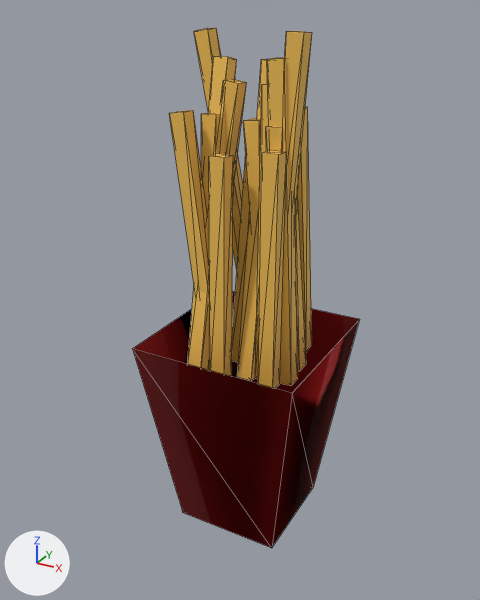
The glTF model public/modelos/papas.glb, before and after one commit.
Camera for both pictures: a camera (50 mm lens) standing at (0.0907, -0.1725, 0.1654) and looking at (-0.0032, -0.0017, 0.08). Lighting does not change. The marker at lower left points along +X, +Y and +Z. The first picture is the older version. Mesh edges are drawn as thin lines. Vertices at exactly the same position are counted once.

Script lines for the objects in view, before the commit:
```python
me_mesh_0 = bpy.data.meshes.new('Mesh_0')
me_mesh_0.from_pydata(...)  # 153 vertices, 228 faces; spans x -0.027..0.027, y -0.027..0.027, z 0.0..0.16
# faces by material slot: [12, 216]
me_mesh_0.materials.append(mat_cartonrojo)  # red #c62828
me_mesh_0.materials.append(mat_papa)  # orange #edbb52
ob_mesh_0 = bpy.data.objects.new('Mesh_0', me_mesh_0)
ob_mesh_0.location = (0.0, 0.0, 0.0)
```
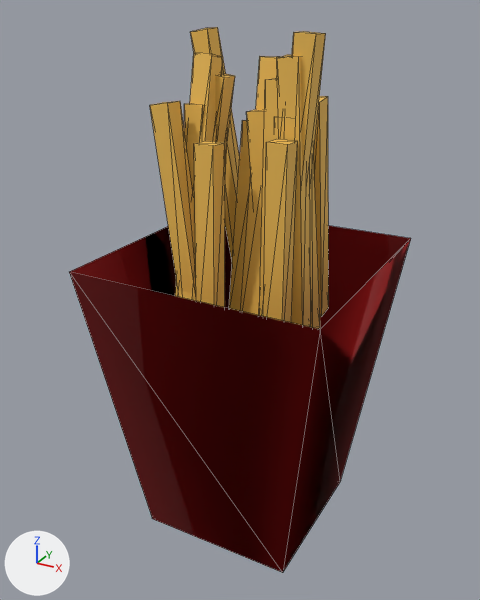
The change in detail:
me_mesh_0 is used by ob_mesh_0; location (0.0, 0.0, 0.0).
me_mesh_0 had 153 vertices, 228 faces and spanned x -0.027..0.027, y -0.027..0.027, z 0.0..0.16.
me_mesh_0 now has 153 vertices, 228 faces and spans x -0.039..0.039, y -0.039..0.039, z 0.0..0.16.
me_mesh_0 part 1: the loose piece of 9 vertices spanning x -0.027..0.027, y -0.027..0.027, z 0.0..0.068 is scaled about the mesh origin by (1.43, 1.43, 1.4).
me_mesh_0 part 2: the loose piece of 8 vertices spanning x -0.02..-0.005, y -0.013..-0.008, z 0.057..0.139 is scaled about its middle by (0.933, 1.24, 0.867), then moved by (-0.004, -0.003, 0.008).
me_mesh_0 part 3: the loose piece of 8 vertices spanning x -0.014..-0.009, y -0.018..0.006, z 0.057..0.153 is scaled about its middle by (1.24, 0.89, 0.868), then moved by (-0.004, -0.002, 0.007).
me_mesh_0 part 4: the loose piece of 8 vertices spanning x 0.008..0.013, y 0.004..0.021, z 0.057..0.14 is scaled about its middle by (1.24, 0.92, 0.867), then moved by (0.003, 0.004, 0.008).
me_mesh_0 part 5: the loose piece of 8 vertices spanning x 0.006..0.018, y -0.006..-0.001, z 0.057..0.16 is turned 0 degrees about the x axis through its middle and scaled by 0.87, then moved by (0.004, -0.001, 0.007).
me_mesh_0 part 6: the loose piece of 8 vertices spanning x 0.008..0.018, y -0.007..-0.002, z 0.057..0.153 is scaled about its middle by (1.04, 1.24, 0.868), then moved by (0.004, -0.001, 0.007).
me_mesh_0 part 7: the loose piece of 8 vertices spanning x 0.006..0.011, y -0.008..-0.001, z 0.057..0.147 is scaled about its middle by (1.24, 1.18, 0.867), then moved by (0.003, -0.001, 0.007).
me_mesh_0 part 8: the loose piece of 8 vertices spanning x -0.006..-0.001, y -0.015..-0.009, z 0.057..0.128 is scaled about its middle by (1.24, 1.21, 0.866), then moved by (-0.001, -0.004, 0.009).
me_mesh_0 part 9: the loose piece of 8 vertices spanning x 0.009..0.014, y -0.012..-0.007, z 0.057..0.13 is scaled about its middle by (1.24, 1.23, 0.866), then moved by (0.004, -0.003, 0.009).
me_mesh_0 part 10: the loose piece of 8 vertices spanning x -0.006..-0.001, y -0.003..0.013, z 0.057..0.131 is multiplied about its middle by the matrix ((0.869, 0.0, 0.0), (0.0, 0.869, 0.0), (0.0, 0.0, 0.869)), then moved by (-0.001, 0.002, 0.008).
me_mesh_0 part 11: the loose piece of 8 vertices spanning x -0.014..-0.009, y -0.009..0.001, z 0.057..0.137 is scaled about its middle by (1.24, 1.07, 0.867), then moved by (-0.004, -0.001, 0.008).
me_mesh_0 part 12: 64 of 153 vertices moved; they spanned x -0.024..0.017, y -0.011..0.013, z 0.057..0.16 and now span x -0.027..0.02, y -0.011..0.017, z 0.07..0.16; mean shift (0.0, 0.001, 0.008); largest move (-0.004, 0.013, 0.057) -> (-0.01, 0.017, 0.071).

Pixel boxes (x1, y1, x2, y2) of what changed, in the pictures (480 x 600 px; the box of a moved part takes in the faces that stretch with it):
'Mesh_0', reshaped (51% wider)
    before: (133, 28, 359, 548)
    after: (69, 27, 411, 573)
part 1 of me_mesh_0, moved or reshaped
    before: (133, 292, 359, 548)
    after: (69, 226, 411, 573)
part 2 of me_mesh_0, moved or reshaped
    before: (169, 110, 210, 370)
    after: (150, 101, 196, 301)
part 3 of me_mesh_0, moved or reshaped
    before: (188, 56, 237, 370)
    after: (175, 53, 223, 300)
part 4 of me_mesh_0, moved or reshaped
    before: (297, 107, 312, 352)
    after: (314, 96, 329, 317)
part 5 of me_mesh_0, moved or reshaped
    before: (284, 31, 312, 210)
    after: (292, 31, 326, 183)
part 6 of me_mesh_0, moved or reshaped
    before: (267, 58, 298, 386)
    after: (277, 56, 311, 327)
part 7 of me_mesh_0, moved or reshaped
    before: (256, 84, 269, 379)
    after: (259, 78, 279, 316)
part 8 of me_mesh_0, moved or reshaped
    before: (209, 153, 233, 376)
    after: (194, 141, 225, 308)
part 9 of me_mesh_0, moved or reshaped
    before: (258, 150, 287, 388)
    after: (263, 139, 298, 323)
part 10 of me_mesh_0, moved or reshaped
    before: (232, 153, 250, 362)
    after: (229, 120, 251, 311)
part 11 of me_mesh_0, moved or reshaped
    before: (201, 113, 221, 179)
    after: (184, 103, 205, 146)
part 12 of me_mesh_0, moved or reshaped
    before: (194, 28, 306, 381)
    after: (190, 27, 320, 329)
